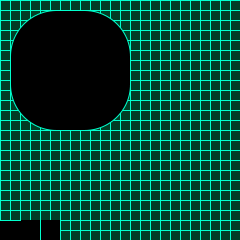
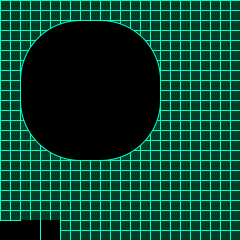
Layer changes from the first 240x240 image to the second:
painted on "rec-01" over [11,11,160,160]
